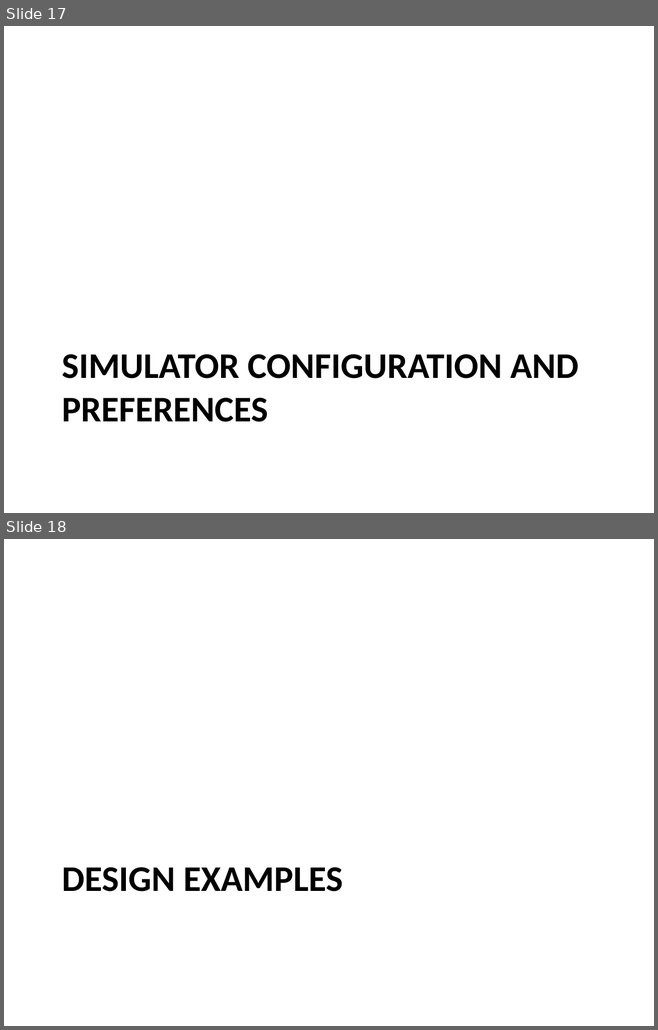
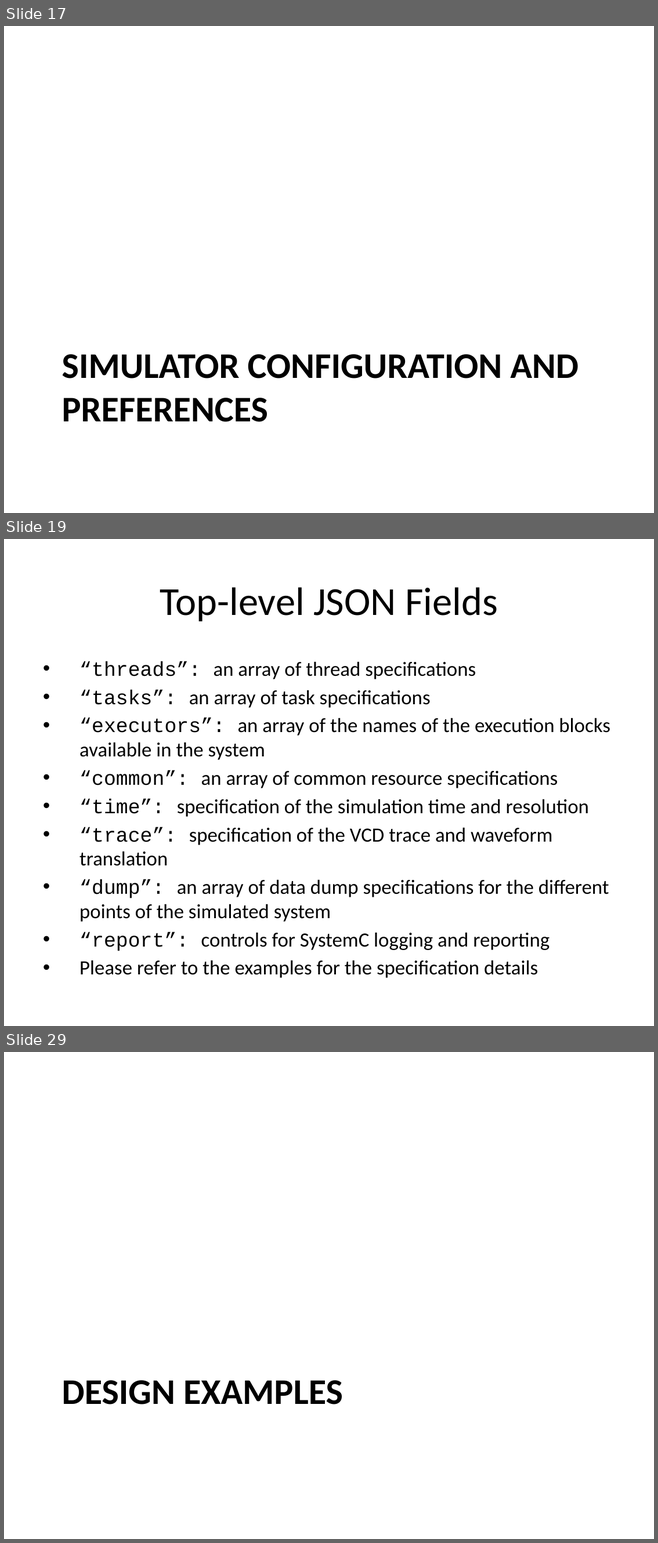
Before and after one commit to timurkelin/simschd, a slide deck: doc/simschd.pptx. Shown one above the other, each under a label of ours: slides 17 and 18 before the commit, slides 17, 19 and 29 after it; the slides between them are not shown. The pictures are 658x1030 and 658x1543 pixels, drawn with LibreOffice and Linux fonts; fonts in the diff are those of the drawing; background and template pictures are left out. Boxes give left, top, right and bottom in pixels: in the first picture for what was removed or moved away, otherwise in the second. Text is boxed around its words. In the diff, an @@ line names an element or a change of style, - is before the commit and + after.

```diff
--- a/doc/simschd.pptx
+++ b/doc/simschd.pptx
@@ slide 19 added at <box>4,539,654,1026</box>, background #FFFFFF @@
@@ title added at <box>159,587,498,621</box>, 44 pt, text #000000 @@
+Top-level JSON Fields
@@ text added at <box>79,661,610,978</box>, 22.4 pt, text #000000 @@
+• “threads”: an array of thread specifications
+• “tasks”: an array of task specifications
+• “executors”: an array of the names of the execution blocks available in the system
+• “common”: an array of common resource specifications
+• “time”: specification of the simulation time and resolution
+• “trace”: specification of the VCD trace and waveform translation
+• “dump”: an array of data dump specifications for the different points of the simulated system
+• “report”: controls for SystemC logging and reporting
+• Please refer to the examples for the specification details
@@ what was slide 18 is now slide 29 @@
```
Also in this commit, not shown: 1 slide changed, 10 other slides added.
